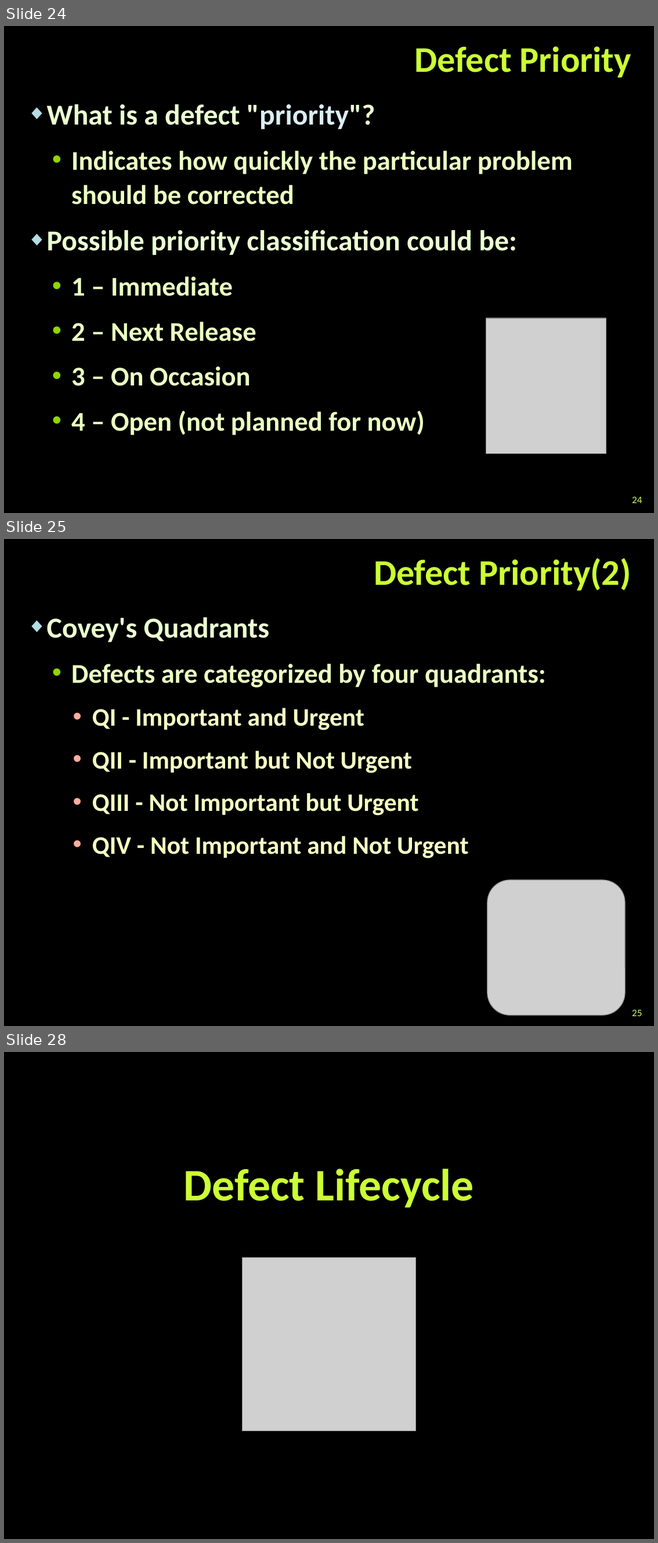
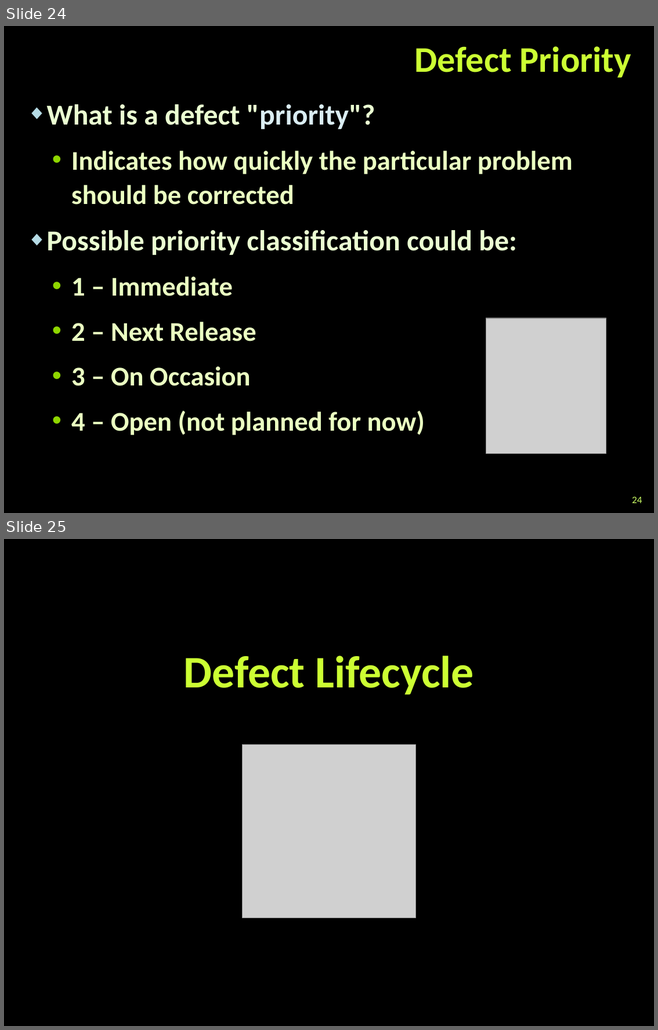
Before and after one commit to TelerikAcademy/QA-Academy, a slide deck: 06. Incident Management/Incident Management.pptx. Shown one above the other, each under a label of ours: slides 24, 25 and 28 before the commit, slides 24 and 25 after it; the slides between them are not shown. The pictures are 658x1543 and 658x1030 pixels, drawn with LibreOffice and Linux fonts; fonts in the diff are those of the drawing; grey boxes stand for pictures; background and template pictures are left out. Boxes give left, top, right and bottom in pixels: in the first picture for what was removed or moved away, otherwise in the second. Text is boxed around its words. In the diff, an @@ line names an element or a change of style, - is before the commit and + after.

```diff
--- a/06. Incident Management/Incident Management.pptx
+++ b/06. Incident Management/Incident Management.pptx
@@ slide 25 removed at box(4, 539, 654, 1026), background picture (left out) @@
@@ title removed at box(373, 558, 630, 591) @@
-Defect Priority(2)
@@ text removed at box(47, 617, 546, 859) @@
-◆ Covey's Quadrants
-  • Defects are categorized by four quadrants:
-    • QI - Important and Urgent
-    • QII - Important but Not Urgent
-    • QIII - Not Important but Urgent
-    • QIV - Not Important and Not Urgent
@@ picture removed at box(487, 880, 625, 1015) @@
@@ page number removed at box(632, 1010, 641, 1016) @@
-25
@@ what was slide 28 is now slide 25 @@
```
Also in this commit, not shown: 2 other slides removed.
